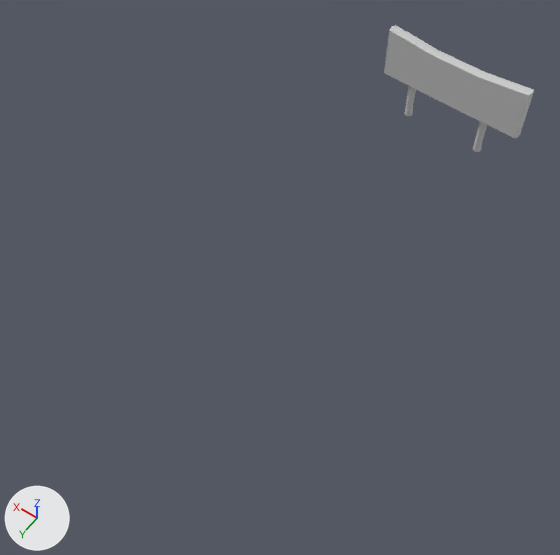
What one commit did to the FBX model Assets/Models/Environment/Kuusivarkaisiin_Kyltti.FBX.
Before and after are seen from a camera (50 mm lens) standing at (1.47, 12.54, 7.99) and looking at (5.3, 7.17, -0.44). Lighting does not change. The marker at lower left points along +X, +Y and +Z. Where no turn or scale is listed for an object, it has been applied to the vertices.

Names of what the first picture shows: 'Sakarin_Hamarapuoti_Sign'.
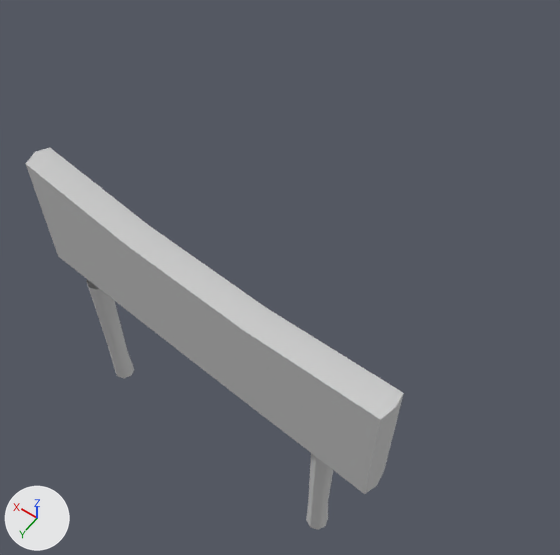
Where the change shows, as pixel boxes (x1, y1, x2, y2) in the pictures (560 x 555 px; the box of a moved part takes in the faces that stretch with it):
'Sakarin_Hamarapuoti_Sign', reshaped, moved (151% wider, 199% taller): before (384, 25, 534, 152); after (26, 148, 404, 530)
part 1 of me_mesh, moved or reshaped: before (384, 25, 534, 138); after (26, 148, 404, 494)
part 2 of me_mesh, moved or reshaped: before (473, 122, 487, 152); after (306, 453, 333, 530)
part 3 of me_mesh, moved or reshaped: before (404, 86, 416, 116); after (86, 279, 134, 378)

What changed in the scene script:
```text
Change me_mesh:
    where me_mesh.from_pydata(...)  # 72 vertices, 54 faces; spans x -1.14..1.14, y -0.18..0.18, z -0.67..0.67
    used by ob_sakarin_hamarapuoti_sign; location = (4.71, 3.72, 0.69)
    me_mesh part 1: the loose piece of 24 vertices spanning x -1.14..1.14, y -0.18..0.18, z -0.13..0.67 is scaled about its middle by 2.2, then moved by (0.0, -0.03, 0.79)
    me_mesh part 2: the loose piece of 24 vertices spanning x -0.65..-0.52, y -0.01..0.12, z -0.67..0.09 is scaled about its middle by (2.2, 2.2, 2.86), then moved by (-1.22, 0.07, -0.56)
    me_mesh part 3: the loose piece of 24 vertices spanning x 0.58..0.71, y -0.12..0.01, z -0.67..0.09 is scaled about its middle by (2.2, 2.2, 2.85), then moved by (1.15, -0.03, -0.56)
Change ob_sakarin_hamarapuoti_sign:
    ob_sakarin_hamarapuoti_sign.location: (4.71, 3.72, 0.69) -> (5.09, 9.03, -0.09)
```
